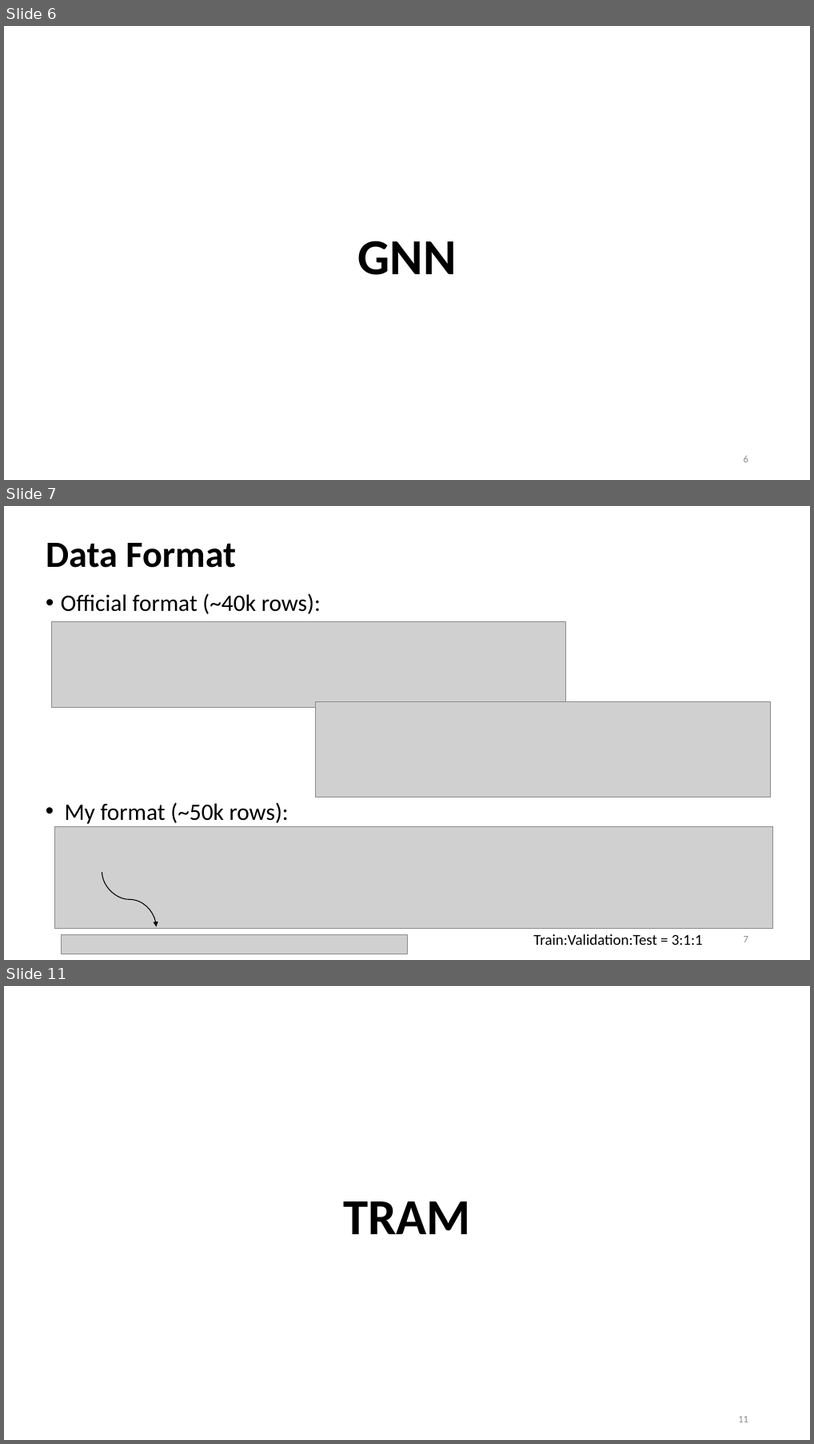
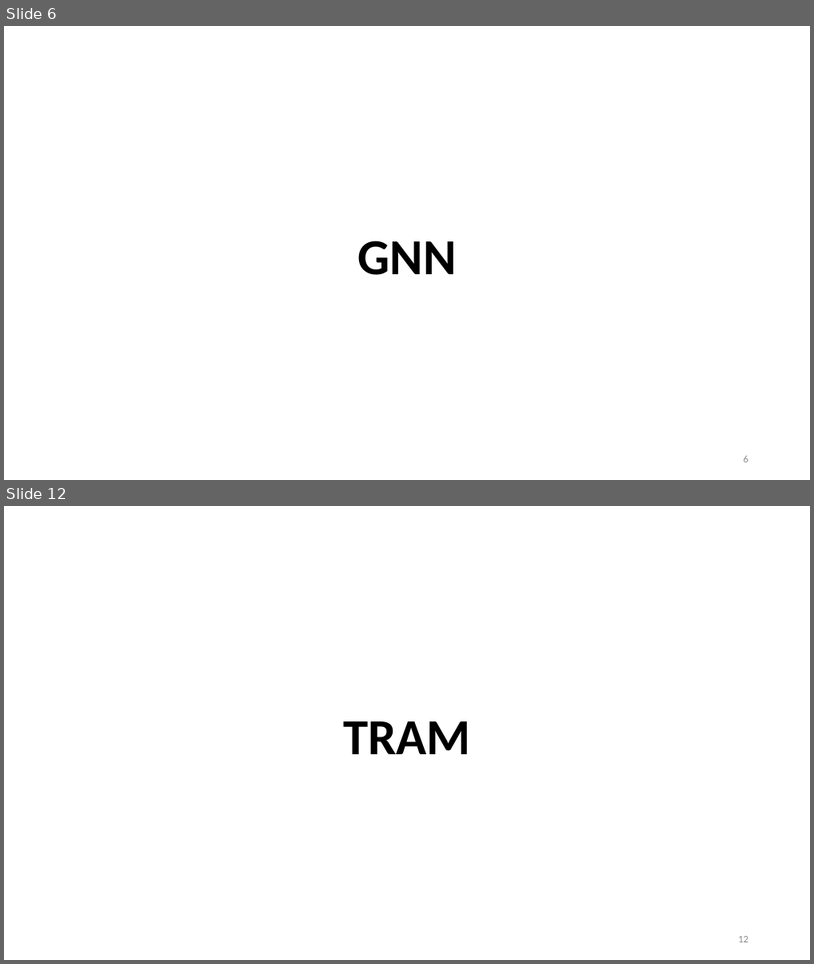
Before and after one commit to Bai1026/Intern-IIS, a slide deck: Meeting/Presentation_0809.pptx. Shown one above the other, each under a label of ours: slides 6, 7 and 11 before the commit, slides 6 and 12 after it; the slides between them are not shown. The pictures are 814x1444 and 814x964 pixels, drawn with LibreOffice and Linux fonts; fonts in the diff are those of the drawing; grey boxes stand for pictures. Boxes give left, top, right and bottom in pixels: in the first picture for what was removed or moved away, otherwise in the second. Text is boxed around its words. In the diff, an @@ line names an element or a change of style, - is before the commit and + after.

```diff
--- a/Meeting/Presentation_0809.pptx
+++ b/Meeting/Presentation_0809.pptx
@@ slide 7 removed at bbox=[4, 506, 810, 960], background #FFFFFF @@
@@ title removed at bbox=[46, 543, 236, 568] @@
-Data Format
@@ text removed at bbox=[61, 593, 321, 614] @@
-• Official format (~40k rows):
@@ picture removed at bbox=[52, 621, 566, 708] @@
@@ picture removed at bbox=[315, 701, 771, 797] @@
@@ text removed at bbox=[65, 802, 289, 824] @@
-• My format (~50k rows):
@@ picture removed at bbox=[55, 827, 774, 928] @@
@@ curved arrow removed from (102, 872) to (157, 927) @@
@@ picture removed at bbox=[61, 935, 407, 954] @@
@@ text removed at bbox=[534, 934, 703, 944] @@
-Train:Validation:Test = 3:1:1
@@ page number removed at bbox=[744, 936, 749, 942] @@
-7
@@ what was slide 11 is now slide 12 @@
```
Also in this commit, not shown: 3 slides changed, 5 slides added, 3 other slides removed, 31 other files.
